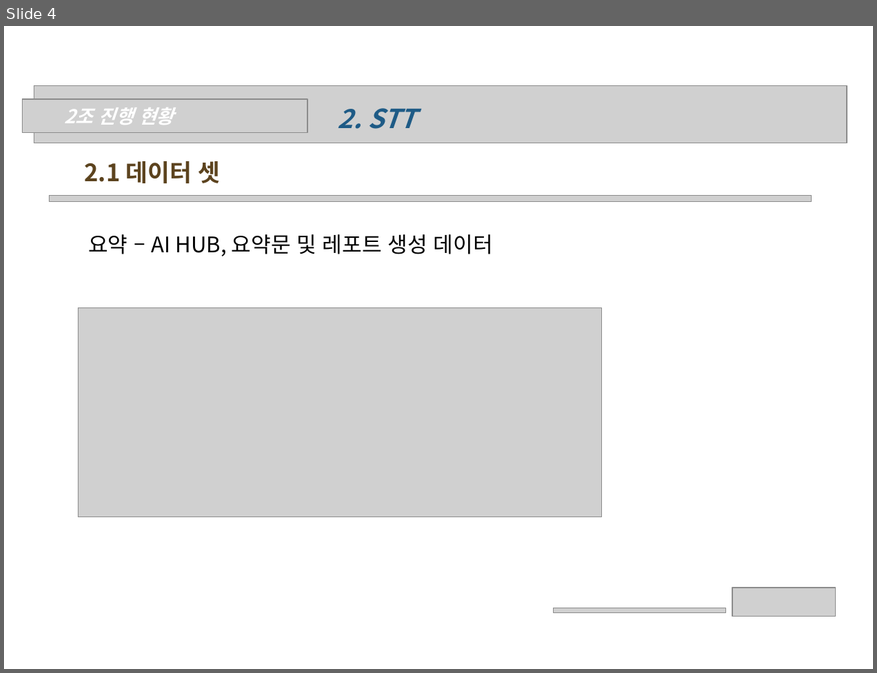
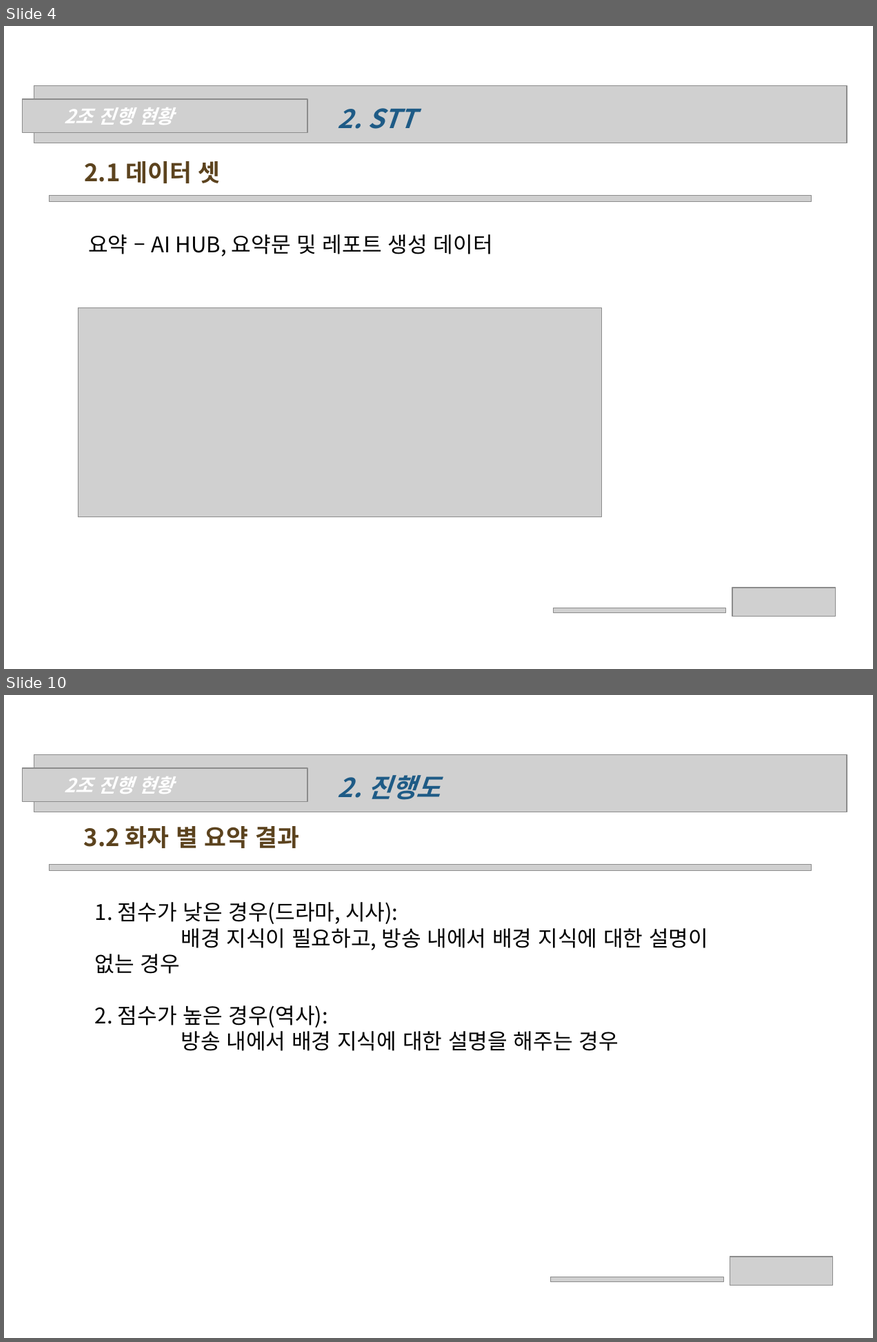
Before and after one commit to wonchul98/audio-to-summary, a slide deck: ppt/0522_2조_나현희_신원철.pptx. Shown one above the other, each under a label of ours: slide 4 before the commit, slides 4 and 10 after it; the slides between them are not shown. The pictures are 877x673 and 877x1342 pixels, drawn with LibreOffice and Linux fonts; fonts in the diff are those of the drawing; grey boxes stand for pictures; background and template pictures are left out. Boxes give left, top, right and bottom in pixels: in the first picture for what was removed or moved away, otherwise in the second. Text is boxed around its words. In the diff, an @@ line names an element or a change of style, - is before the commit and + after.

```diff
--- a/ppt/0522_2조_나현희_신원철.pptx
+++ b/ppt/0522_2조_나현희_신원철.pptx
@@ slide 10 added at [4,695,873,1338], background picture (left out) @@
@@ picture added at [34,754,848,812] @@
@@ picture added at [22,768,308,802] @@
@@ text added at [64,776,174,794], 16 pt, text #FFFFFF, bold, italic @@
+2조 진행 현황
@@ text added at [338,775,440,800], 22 pt, text #1E5B86, bold, italic @@
+2. 진행도
@@ text added at [84,826,299,848], 20 pt, text #5C431E, bold @@
+3.2 화자 별 요약 결과
@@ picture added at [49,865,811,871] @@
@@ text added at [95,902,708,1051], 18 pt, text #000000 @@
+1. 점수가 낮은 경우(드라마, 시사):
+배경 지식이 필요하고, 방송 내에서 배경 지식에 대한 설명이 없는 경우
+2. 점수가 높은 경우(역사):
+방송 내에서 배경 지식에 대한 설명을 해주는 경우
@@ picture added at [730,1257,833,1285] @@
@@ picture added at [551,1277,724,1281] @@
```
Also in this commit, not shown: 2 slides changed, 4 other slides added, 1 other file.
